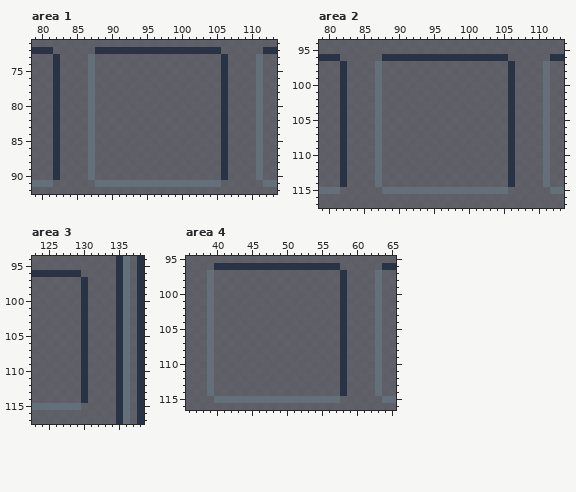
Edited in one commit: pixel-art file (res/tiled/ase/ui.ase). Above: the version before the commit.
411x327 pixels, 1 frame. Colours within 5 levels of each other are drawn and written as one. Shown: area 1: x 79..113, y 71..92; area 2: x 79..113, y 94..117; area 3: x 123..138, y 94..117; area 4: x 36..65, y 95..116. The commit also changed other parts of the picture, which this record leaves out.
Now the later version:
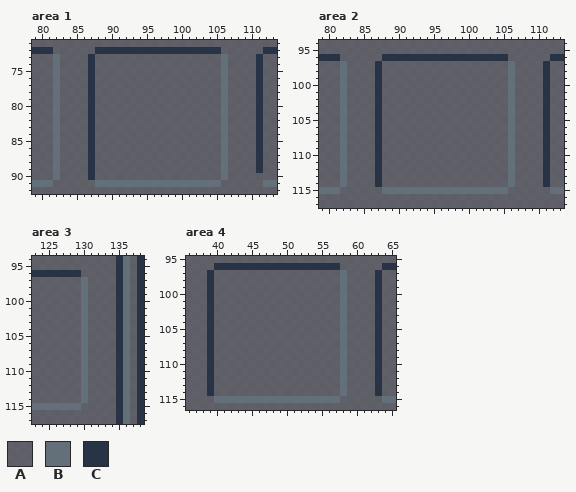
Palette (. is transparent): A #4d5256d6  B #636f79  C #283446
The exact change:
--- area 1, layer "Layer 1"
@@ x 79..113 @@
 72 CCCAAAAAACCCCCCCCCCCCCCCCCCAAAAAACC
-73 AAACAAAABAAAAAAAAAAAAAAAAAACAAAABAA
-74 AAACAAAABAAAAAAAAAAAAAAAAAACAAAABAA
-75 AAACAAAABAAAAAAAAAAAAAAAAAACAAAABAA
-76 AAACAAAABAAAAAAAAAAAAAAAAAACAAAABAA
-77 AAACAAAABAAAAAAAAAAAAAAAAAACAAAABAA
-78 AAACAAAABAAAAAAAAAAAAAAAAAACAAAABAA
-79 AAACAAAABAAAAAAAAAAAAAAAAAACAAAABAA
-80 AAACAAAABAAAAAAAAAAAAAAAAAACAAAABAA
-81 AAACAAAABAAAAAAAAAAAAAAAAAACAAAABAA
-82 AAACAAAABAAAAAAAAAAAAAAAAAACAAAABAA
-83 AAACAAAABAAAAAAAAAAAAAAAAAACAAAABAA
-84 AAACAAAABAAAAAAAAAAAAAAAAAACAAAABAA
-85 AAACAAAABAAAAAAAAAAAAAAAAAACAAAABAA
-86 AAACAAAABAAAAAAAAAAAAAAAAAACAAAABAA
-87 AAACAAAABAAAAAAAAAAAAAAAAAACAAAABAA
-88 AAACAAAABAAAAAAAAAAAAAAAAAACAAAABAA
-89 AAACAAAABAAAAAAAAAAAAAAAAAACAAAABAA
-90 AAACAAAABAAAAAAAAAAAAAAAAAACAAAABAA
+73 AAABAAAACAAAAAAAAAAAAAAAAAABAAAACAA
+74 AAABAAAACAAAAAAAAAAAAAAAAAABAAAACAA
+75 AAABAAAACAAAAAAAAAAAAAAAAAABAAAACAA
+76 AAABAAAACAAAAAAAAAAAAAAAAAABAAAACAA
+77 AAABAAAACAAAAAAAAAAAAAAAAAABAAAACAA
+78 AAABAAAACAAAAAAAAAAAAAAAAAABAAAACAA
+79 AAABAAAACAAAAAAAAAAAAAAAAAABAAAACAA
+80 AAABAAAACAAAAAAAAAAAAAAAAAABAAAACAA
+81 AAABAAAACAAAAAAAAAAAAAAAAAABAAAACAA
+82 AAABAAAACAAAAAAAAAAAAAAAAAABAAAACAA
+83 AAABAAAACAAAAAAAAAAAAAAAAAABAAAACAA
+84 AAABAAAACAAAAAAAAAAAAAAAAAABAAAACAA
+85 AAABAAAACAAAAAAAAAAAAAAAAAABAAAACAA
+86 AAABAAAACAAAAAAAAAAAAAAAAAABAAAACAA
+87 AAABAAAACAAAAAAAAAAAAAAAAAABAAAACAA
+88 AAABAAAACAAAAAAAAAAAAAAAAAABAAAACAA
+89 AAABAAAACAAAAAAAAAAAAAAAAAABAAAACAA
+90 AAABAAAACAAAAAAAAAAAAAAAAAABAAAAAAA
 91 BBBAAAAAABBBBBBBBBBBBBBBBBBAAAAAABB
--- area 2, layer "Layer 1"
@@ x 79..113 @@
  96 CCCAAAAAACCCCCCCCCCCCCCCCCCAAAAAACC
- 97 AAACAAAABAAAAAAAAAAAAAAAAAACAAAABAA
- 98 AAACAAAABAAAAAAAAAAAAAAAAAACAAAABAA
- 99 AAACAAAABAAAAAAAAAAAAAAAAAACAAAABAA
-100 AAACAAAABAAAAAAAAAAAAAAAAAACAAAABAA
-101 AAACAAAABAAAAAAAAAAAAAAAAAACAAAABAA
-102 AAACAAAABAAAAAAAAAAAAAAAAAACAAAABAA
-103 AAACAAAABAAAAAAAAAAAAAAAAAACAAAABAA
-104 AAACAAAABAAAAAAAAAAAAAAAAAACAAAABAA
-105 AAACAAAABAAAAAAAAAAAAAAAAAACAAAABAA
-106 AAACAAAABAAAAAAAAAAAAAAAAAACAAAABAA
-107 AAACAAAABAAAAAAAAAAAAAAAAAACAAAABAA
-108 AAACAAAABAAAAAAAAAAAAAAAAAACAAAABAA
-109 AAACAAAABAAAAAAAAAAAAAAAAAACAAAABAA
-110 AAACAAAABAAAAAAAAAAAAAAAAAACAAAABAA
-111 AAACAAAABAAAAAAAAAAAAAAAAAACAAAABAA
-112 AAACAAAABAAAAAAAAAAAAAAAAAACAAAABAA
-113 AAACAAAABAAAAAAAAAAAAAAAAAACAAAABAA
-114 AAACAAAABAAAAAAAAAAAAAAAAAACAAAABAA
+ 97 AAABAAAACAAAAAAAAAAAAAAAAAABAAAACAA
+ 98 AAABAAAACAAAAAAAAAAAAAAAAAABAAAACAA
+ 99 AAABAAAACAAAAAAAAAAAAAAAAAABAAAACAA
+100 AAABAAAACAAAAAAAAAAAAAAAAAABAAAACAA
+101 AAABAAAACAAAAAAAAAAAAAAAAAABAAAACAA
+102 AAABAAAACAAAAAAAAAAAAAAAAAABAAAACAA
+103 AAABAAAACAAAAAAAAAAAAAAAAAABAAAACAA
+104 AAABAAAACAAAAAAAAAAAAAAAAAABAAAACAA
+105 AAABAAAACAAAAAAAAAAAAAAAAAABAAAACAA
+106 AAABAAAACAAAAAAAAAAAAAAAAAABAAAACAA
+107 AAABAAAACAAAAAAAAAAAAAAAAAABAAAACAA
+108 AAABAAAACAAAAAAAAAAAAAAAAAABAAAACAA
+109 AAABAAAACAAAAAAAAAAAAAAAAAABAAAACAA
+110 AAABAAAACAAAAAAAAAAAAAAAAAABAAAACAA
+111 AAABAAAACAAAAAAAAAAAAAAAAAABAAAACAA
+112 AAABAAAACAAAAAAAAAAAAAAAAAABAAAACAA
+113 AAABAAAACAAAAAAAAAAAAAAAAAABAAAACAA
+114 AAABAAAACAAAAAAAAAAAAAAAAAABAAAACAA
 115 BBBAAAAAABBBBBBBBBBBBBBBBBBAAAAAABB
--- area 3, layer "Layer 1"
@@ x 128..132 @@
  96 CCAAA
- 97 AACAA
- 98 AACAA
- 99 AACAA
-100 AACAA
-101 AACAA
-102 AACAA
-103 AACAA
-104 AACAA
-105 AACAA
-106 AACAA
-107 AACAA
-108 AACAA
-109 AACAA
-110 AACAA
-111 AACAA
-112 AACAA
-113 AACAA
-114 AACAA
+ 97 AABAA
+ 98 AABAA
+ 99 AABAA
+100 AABAA
+101 AABAA
+102 AABAA
+103 AABAA
+104 AABAA
+105 AABAA
+106 AABAA
+107 AABAA
+108 AABAA
+109 AABAA
+110 AABAA
+111 AABAA
+112 AABAA
+113 AABAA
+114 AABAA
 115 BBAAA
--- area 4, layer "Layer 1"
@@ x 36..65 @@
  96 AAAACCCCCCCCCCCCCCCCCCAAAAAACC
- 97 AAABAAAAAAAAAAAAAAAAAACAAAABAA
- 98 AAABAAAAAAAAAAAAAAAAAACAAAABAA
- 99 AAABAAAAAAAAAAAAAAAAAACAAAABAA
-100 AAABAAAAAAAAAAAAAAAAAACAAAABAA
-101 AAABAAAAAAAAAAAAAAAAAACAAAABAA
-102 AAABAAAAAAAAAAAAAAAAAACAAAABAA
-103 AAABAAAAAAAAAAAAAAAAAACAAAABAA
-104 AAABAAAAAAAAAAAAAAAAAACAAAABAA
-105 AAABAAAAAAAAAAAAAAAAAACAAAABAA
-106 AAABAAAAAAAAAAAAAAAAAACAAAABAA
-107 AAABAAAAAAAAAAAAAAAAAACAAAABAA
-108 AAABAAAAAAAAAAAAAAAAAACAAAABAA
-109 AAABAAAAAAAAAAAAAAAAAACAAAABAA
-110 AAABAAAAAAAAAAAAAAAAAACAAAABAA
-111 AAABAAAAAAAAAAAAAAAAAACAAAABAA
-112 AAABAAAAAAAAAAAAAAAAAACAAAABAA
-113 AAABAAAAAAAAAAAAAAAAAACAAAABAA
-114 AAABAAAAAAAAAAAAAAAAAACAAAABAA
+ 97 AAACAAAAAAAAAAAAAAAAAABAAAACAA
+ 98 AAACAAAAAAAAAAAAAAAAAABAAAACAA
+ 99 AAACAAAAAAAAAAAAAAAAAABAAAACAA
+100 AAACAAAAAAAAAAAAAAAAAABAAAACAA
+101 AAACAAAAAAAAAAAAAAAAAABAAAACAA
+102 AAACAAAAAAAAAAAAAAAAAABAAAACAA
+103 AAACAAAAAAAAAAAAAAAAAABAAAACAA
+104 AAACAAAAAAAAAAAAAAAAAABAAAACAA
+105 AAACAAAAAAAAAAAAAAAAAABAAAACAA
+106 AAACAAAAAAAAAAAAAAAAAABAAAACAA
+107 AAACAAAAAAAAAAAAAAAAAABAAAACAA
+108 AAACAAAAAAAAAAAAAAAAAABAAAACAA
+109 AAACAAAAAAAAAAAAAAAAAABAAAACAA
+110 AAACAAAAAAAAAAAAAAAAAABAAAACAA
+111 AAACAAAAAAAAAAAAAAAAAABAAAACAA
+112 AAACAAAAAAAAAAAAAAAAAABAAAACAA
+113 AAACAAAAAAAAAAAAAAAAAABAAAACAA
+114 AAACAAAAAAAAAAAAAAAAAABAAAACAA
 115 AAAABBBBBBBBBBBBBBBBBBAAAAAABB
Pixel boxes of the changes (left, top, right, bottom) in both pictures:
changed: (53, 54, 95, 180)
changed: (221, 54, 263, 180)
changed: (340, 61, 382, 187)
changed: (508, 61, 550, 187)
changed: (81, 277, 88, 403)
changed: (207, 270, 214, 396)
changed: (340, 270, 347, 396)
changed: (375, 270, 382, 396)
